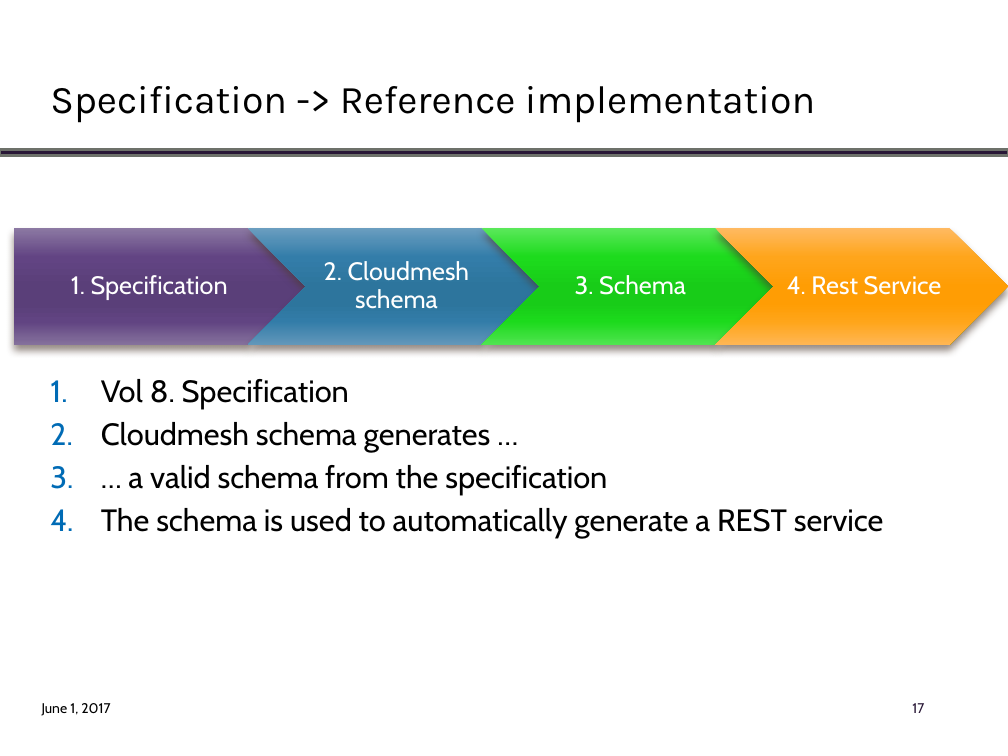
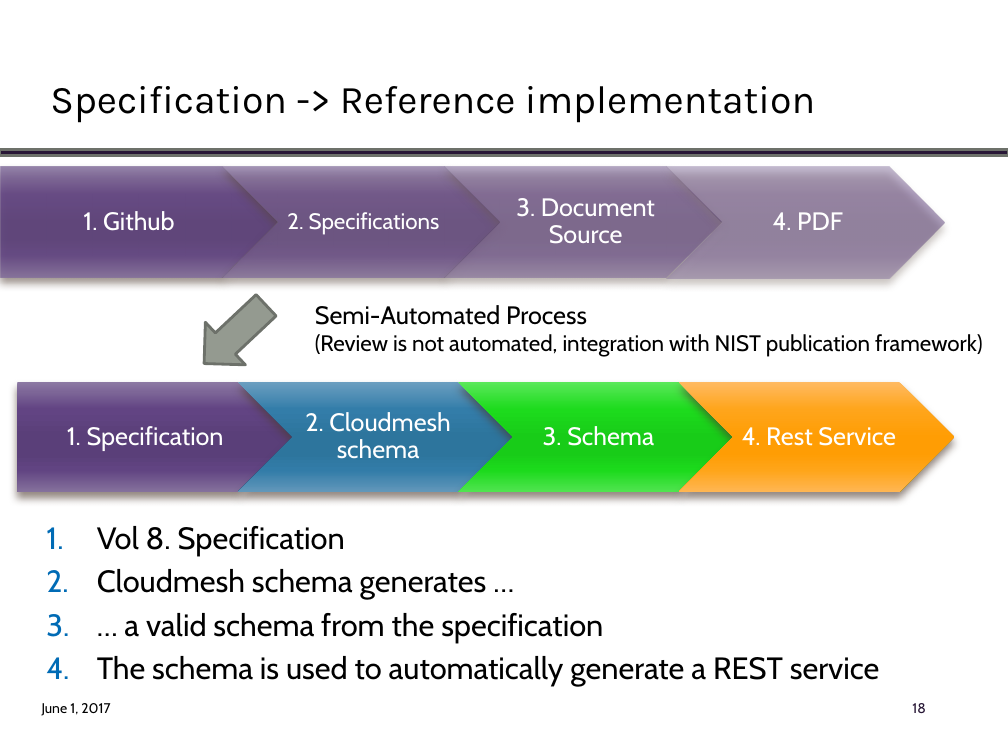
Before and after one commit to cloudmesh/eve, a slide deck: slide 18 of docs/NBDPWG-vol8.pptx (slide 17 before the commit). Drawn at 1008x756 pixels with LibreOffice and Linux fonts; fonts in the diff are those of the drawing; background and template pictures are left out. Boxes give left, top, right and bottom in pixels: in the first picture for what was removed or moved away, otherwise in the second. Text is boxed around its words. In the diff, an @@ line names an element or a change of style, - is before the commit and + after.

Commit message:
new:usr: update slides

```diff
--- a/docs/NBDPWG-vol8.pptx
+++ b/docs/NBDPWG-vol8.pptx
@@ group added at (0, 166, 943, 278): 4 texts, 3 chevrons, 1 pentagon arrow @@
+1. Github
+2. Specifications
+3. Document Source
+4. PDF
@@ down arrow added at (184, 284, 286, 385), fill #949A90, outline #6D726B 2 pt @@
@@ text added at (315, 305, 982, 357), 16 pt, text #000000 @@
+Semi-Automated Process
+(Review is not automated, integration with NIST publication framework)
@@ text "1. Specification": place and size @@
-text "1. Specification" at (71, 275, 228, 300)
+text "1. Specification" at (67, 426, 224, 451)
@@ pentagon arrow: place and size @@
-pentagon arrow at (14, 228, 306, 345)
+pentagon arrow at (17, 382, 292, 492)
@@ chevron: place and size @@
-chevron at (248, 228, 540, 345)
+chevron at (238, 382, 513, 492)
@@ text "2. Cloudmesh schema": place and size @@
-text "2. Cloudmesh schema" at (324, 261, 469, 309)
+text "2. Cloudmesh schema" at (305, 412, 450, 459)
@@ chevron: place and size @@
-chevron at (482, 228, 774, 345)
+chevron at (458, 382, 733, 492)
@@ text "3. Schema": place and size @@
-text "3. Schema" at (575, 275, 686, 295)
+text "3. Schema" at (543, 426, 654, 446)
@@ chevron: place and size @@
-chevron at (716, 228, 1008, 345)
+chevron at (678, 382, 954, 492)
@@ text "4. Rest Service": place and size @@
-text "4. Rest Service" at (787, 276, 942, 295)
+text "4. Rest Service" at (742, 427, 896, 446)
@@ text "Vol 8. Specification": place and size @@
-text "Vol 8. Specification" at (101, 379, 883, 538)
+text "Vol 8. Specification" at (97, 526, 879, 685)
@@ page number at (912, 703, 925, 713): text changed @@
-17
+18
```
Also in this commit, not shown: 1 other slide changed, 3 slides added, 3 other files.
